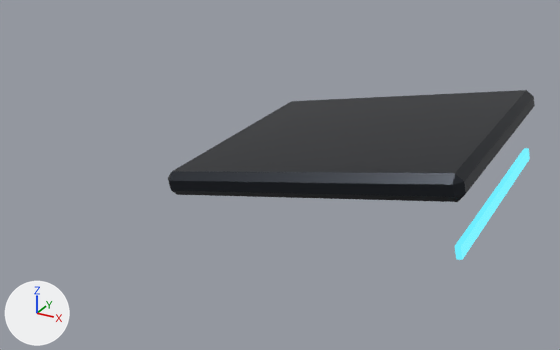
What one commit did to the glTF model void-runner/assets/models/gear/gear_pauldron_L_f.glb.
Camera for both pictures: a camera (50 mm lens) standing at (0.2582, -0.2294, 1.2245) and looking at (0.1519, -0.0362, 1.1279). The lights are fixed; the arrows at lower left show +X, +Y and +Z. The picture after the commit comes second. Vertices at exactly the same position are counted once.

In view in the first picture: 'pauldron_L_f'.
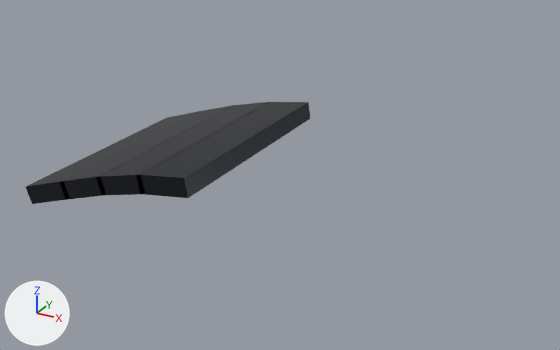
Changed parts and their boxes [x1, y1, x2, y2] in the pictures (560 x 350 px; the box of a moved part takes in the faces that stretch with it):
```json
{"object": "pauldron_L_f", "change": "reshaped", "before": [168, 90, 535, 260], "after": [26, 102, 310, 204], "on screen": "23% narrower, 40% shorter"}
{"part": 1, "of": "me_pauldron_l_f", "change": "moved or reshaped", "before": [455, 148, 530, 260], "on screen": "not visible afterwards"}
{"part": 2, "of": "me_pauldron_l_f", "change": "deleted", "before": [168, 90, 535, 202]}
{"part": 3, "of": "me_pauldron_l_f", "change": "added", "after": [26, 102, 310, 204]}
```

The change, as JSON lines over the scene's bpy script:
```json
{"block": "me_pauldron_l_f", "where": "# used by ob_pauldron_l_f; location = (0.0, 0.0, 0.0)"}
{"op": "remove", "block": "me_pauldron_l_f", "code": "me_pauldron_l_f.from_pydata(...)  # 32 vertices, 56 faces; spans x 0.1342..0.2189, y -0.0715..0.0035, z 1.1315..1.1545"}
{"op": "add", "block": "me_pauldron_l_f", "code": "me_pauldron_l_f.from_pydata(...)  # 40 vertices, 60 faces; spans x 0.0792..0.1423, y -0.0715..0.0035, z 1.1164..1.1384"}
{"block": "me_pauldron_l_f", "change": "me_pauldron_l_f part 1: the loose piece of 8 vertices spanning x 0.2168..0.2189, y -0.0693..0.0012, z 1.1327..1.1364 is turned 2.9 degrees about the y axis through its middle, then moved by (-0.0769, 0.0, 0.0007)"}
{"block": "me_pauldron_l_f", "change": "me_pauldron_l_f part 2: the loose piece of 24 vertices spanning x 0.1342..0.2182, y -0.0715..0.0035, z 1.1315..1.1545 is deleted"}
{"block": "me_pauldron_l_f", "change": "me_pauldron_l_f part 3"}
{"block": "me_pauldron_l_f", "change": "16 vertices are added at x 0.0792..0.1423, y -0.0715, z 1.1164..1.1384"}
{"block": "me_pauldron_l_f", "change": "16 new vertices lie (0.0, 0.075, 0.0) away from vertices in x 0.0792..0.1423, y -0.0715, z 1.1164..1.1384"}
{"block": "me_pauldron_l_f", "change": "48 new faces join them, mat_gear_shell (dark grey #30343a)"}
```
